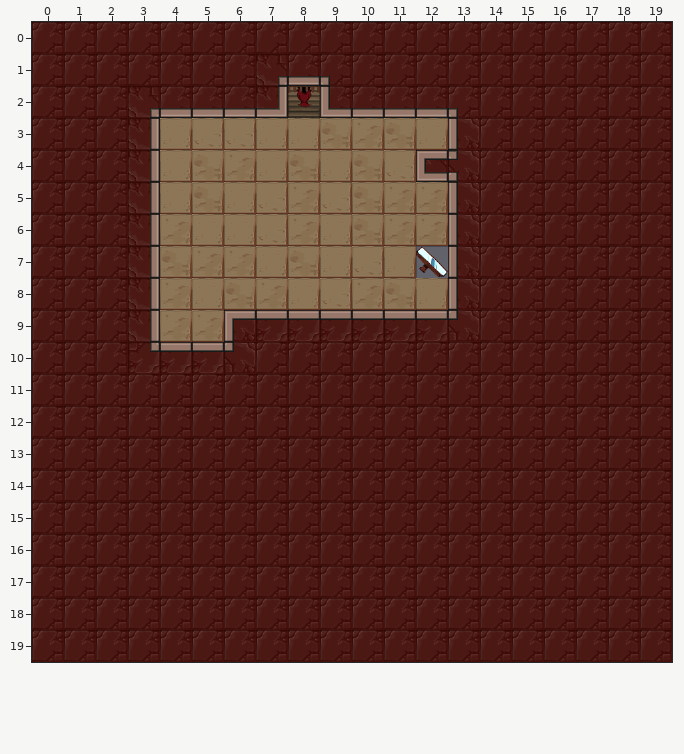
Tiled map, stored at assets/levels/kongregate_release/l2.tmx. That is the earlier state.
Cells are 48x48 px. Shown: x 0..19, y 0..19.
New version:
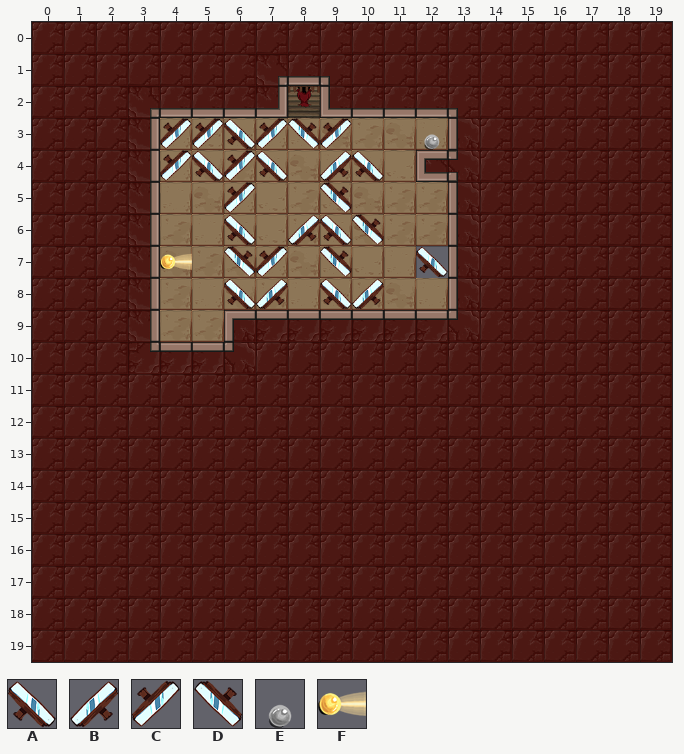
Key: from "mirrors": A 1, B 1 flipped left-right, C 1 flipped up-down, D 1 turned 180; from "orb_sheet": E 0, F 4.
Objects are placed by their top-left corner, in cells (3,4 is the top-left corner of cell 3,4); size is 1x1 cell unless given.
The commit says: Fixed more levels for mirror numbering
Difference:
--- layer "Mirrors"
+A "mirror" at 6,3
+C "mirror" at 7,3
+D "mirror" at 8,3
+C "mirror" at 9,3
+C "mirror" at 4,3
+C "mirror" at 5,3
+C "mirror" at 6,4
+A "mirror" at 7,4
+B "mirror" at 9,4
+A "mirror" at 10,4
+A "mirror" at 5,4
+C "mirror" at 4,4
+C "mirror" at 6,5
+D "mirror" at 9,5
+A "mirror" at 6,6
+A "mirror" at 9,6
+D "mirror" at 10,6
+B "mirror" at 8,6
+C "mirror" at 7,7
+D "mirror" at 6,7
+D "mirror" at 9,7
+A "mirror" at 6,8
+B "mirror" at 7,8
+A "mirror" at 9,8
+B "mirror" at 10,8
--- layer "Light"
+E "lightswitch" at 12,3
+F "lightorb" at 4,7
Changed places in both pictures, as pixel boxes (x1, y1, x2, y2):
added: (160, 118, 384, 309)
added: (424, 134, 440, 150)
